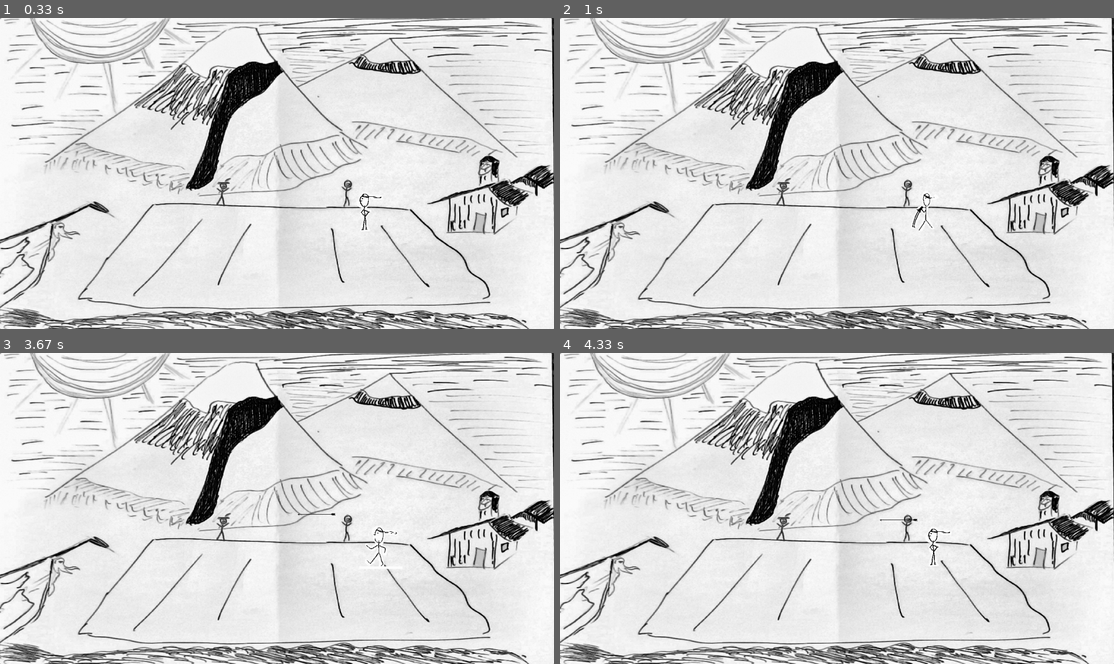
Above: before the commit, frames 1-4 (two rows, left to right).
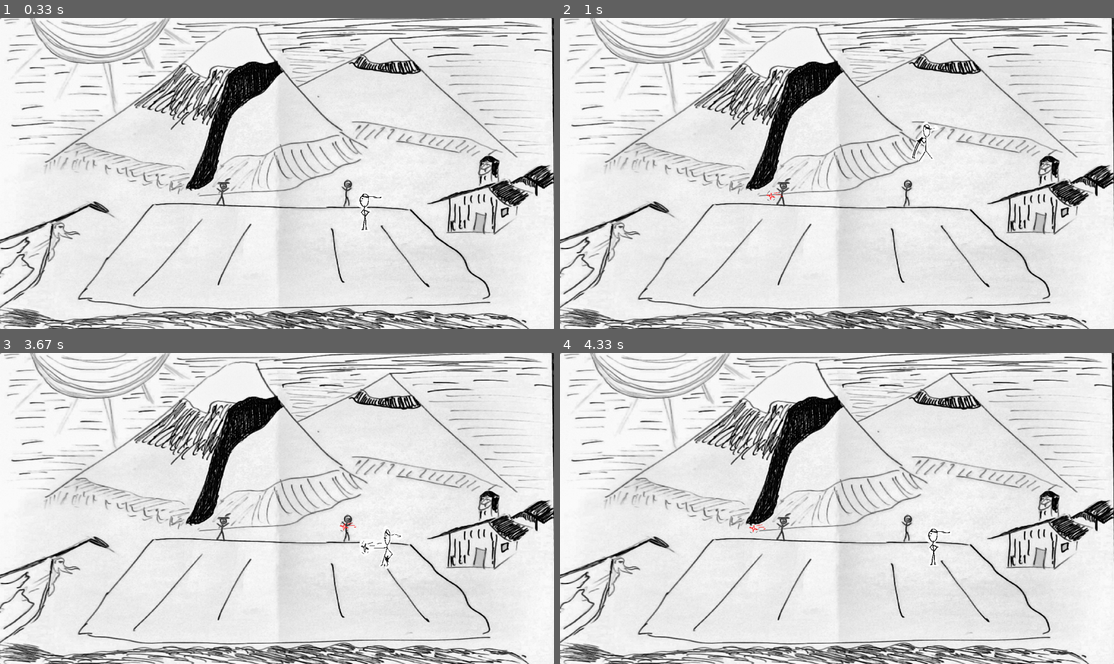
Above: after the commit, the same moments.

Repository: GAvidu1983/NinjaFight_pygame
Game: pygame game, started from sources/main.py
Two runs of this game, one before a commit and one after it. Both use one fixed random seed, a clock stepped at 60 frames per second and the inputs below.
Inputs:
- Up to frame 1 (0.33 s): no input
- Up to frame 2 (1 s): tap S at 0.33 s; hold Space from 0.67 s (still down); hold Right from 0.67 s (still down); hold D from 0.67 s (still down)
- Up to frame 3 (3.67 s): release Space at 1.13 s; release Right at 1.13 s; release D at 1.13 s; hold B 1.17-1.63 s; hold Right 1.17-1.63 s; hold D 1.17-1.63 s; hold Right 1.67-2.13 s; hold D 1.67-2.13 s; hold Up 2.17-2.47 s; hold Right 2.5-2.97 s; hold D 2.5-2.97 s; hold Left 3-3.53 s; hold A 3-3.53 s; hold Down from 3.57 s (still down); hold S from 3.57 s (still down)
- Up to frame 4 (4.33 s): release Down at 3.87 s; release S at 3.87 s; hold Left 3.9-4.3 s; hold A 3.9-4.3 s

Frame 1 is identical in both runs. In frame 2, 0.3% of the frame differs, in the area x 37-68%, y 33-69%; in frame 3, 0.3%, in the area x 53-73%, y 51-70%; in frame 4, less than 0.1%.

Commit message:
shuriken  shield  timing etc... Hero actions are all ready

Diff:
--- a/sources/main.py
+++ b/sources/main.py
@@ -33,8 +33,14 @@
         self.pic_arrow  = pygame.image.load("../Pictures/hero0_arrow.png")
         self.pic_arrow = pygame.transform.scale(self.pic_arrow,(100,140))
 
-        self.pic_bullet  = pygame.image.load("../Pictures/arrow.png")
-        self.pic_bullet = pygame.transform.scale(self.pic_bullet,(100,15))
+        self.pic_jump  = pygame.image.load("../Pictures/hero0_jump.png")
+        self.pic_jump = pygame.transform.scale(self.pic_jump,(100,150))
+
+        self.pic_shuriken  = pygame.image.load("../Pictures/hero0_shuriken.png")
+        self.pic_shuriken = pygame.transform.scale(self.pic_shuriken,(100,100))
+
+        self.pic_shield  = pygame.image.load("../Pictures/hero0_shield.png")
+        self.pic_shield = pygame.transform.scale(self.pic_shield,(100,100))
 
         self.posx = 800
         self.posy = 400
@@ -64,7 +70,7 @@
         self.pic_bullet  = pygame.image.load("../Pictures/arrow.png")
         self.pic_bullet = pygame.transform.scale(self.pic_bullet,(100,15))
 
-        self.step = 50
+        self.step = 30
 
 
     def show(self,screen):
@@ -89,6 +95,38 @@
                 self.list.pop()
 
 
+class Shuriken :
+
+    def __init__(self):
+        self.list = []   # [[(startx,starty),(endx,endy),(istx,isty),inc],()...]
+
+        self.pic_sh  = pygame.image.load("../Pictures/shuriken.png")
+        self.pic_sh = pygame.transform.scale(self.pic_sh,(40,25))
+
+        self.step = 160
+
+    def show(self,screen):
+
+        for arr in self.list :
+            screen.blit(self.pic_sh,arr[2])
+
+    def add(self,start,end) :
+        self.list.append([start,end,start,0])
+
+    def increment(self) :
+        step = self.step
+        for arr in self.list :
+            x0,y0 = arr[0]
+            x1,y1 = arr[1]
+            dx = (x1-x0)/step
+            dy = (y1-y0) /step
+            x,y = arr[2]
+            arr[2] = (x+dx,y+dy)
+            arr[3] += 1
+            if arr[3] >= self.step :
+                self.list.pop()
+
+
 
 
 
@@ -97,6 +135,7 @@
 
 Hero1  = Hero()
 Arrowl = Arrows()
+Shurikenl = Shuriken()
 
 # Set up the background window and Characters
 bg = pygame.image.load("../Pictures/paysage0.png")
@@ -108,16 +147,22 @@
 screen = pygame.display.set_mode([1280, 720])
 
 
+#set speed
+clock = pygame.time.Clock()
+
 # Run until the user asks to quit
 
 running = True
 
 while running:
+
+    clock.tick(100)
 
     #background
     screen.blit(bg, (0, 0))
 
     Arrowl.increment()
+    Shurikenl.increment()
 
 
 
@@ -157,16 +202,30 @@
             if event.key == pygame.K_RETURN:
                 Hero1.pic = Hero1.pic_attack
 
+            if event.key == pygame.K_SPACE:
+                Hero1.pic = Hero1.pic_jump
+                Hero1.posy -= 160
+
             if event.key == pygame.K_d:
                 Hero1.pic = Hero1.pic_sdefence
+
+            if event.key == pygame.K_b:
+                Hero1.pic = Hero1.pic_shield
+
+            if event.key == pygame.K_s:
+                Hero1.pic = Hero1.pic_shuriken
+                Shurikenl.add(Hero1.pos,(0,Hero1.posy))
 
             if event.key == pygame.K_a:
                 Hero1.pic = Hero1.pic_arrow
                 Arrowl.add(Hero1.pos,Hero1.target)
 
         if event.type == pygame.KEYUP:
-            if event.key in [ pygame.K_RETURN,pygame.K_d,pygame.K_a,pygame.K_LEFT,pygame.K_RIGHT,pygame.K_UP,pygame.K_DOWN ]:
+            if event.key in [ pygame.K_RETURN,pygame.K_d,pygame.K_a,pygame.K_LEFT,pygame.K_RIGHT,pygame.K_UP,
+                              pygame.K_s,pygame.K_DOWN,pygame.K_SPACE,pygame.K_b ]:
                 Hero1.pic = Hero1.pic_static
+            if event.key == pygame.K_SPACE :
+                Hero1.posy += 160
 
 
         if event.type == pygame.MOUSEBUTTONDOWN :
@@ -178,6 +237,7 @@
     Hero1.update()
     Hero1.show(screen)
     Arrowl.show(screen)
+    Shurikenl.show(screen)
 
 
     # Flip the display
